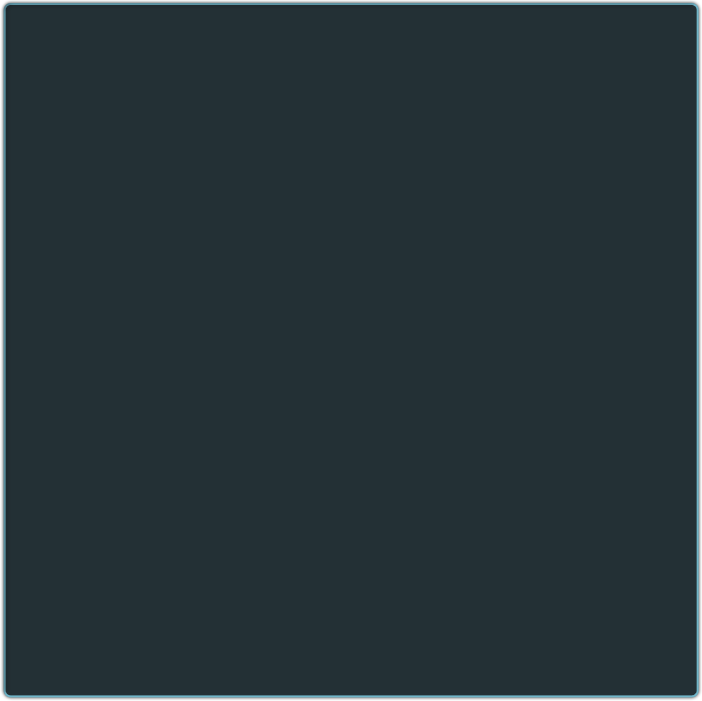
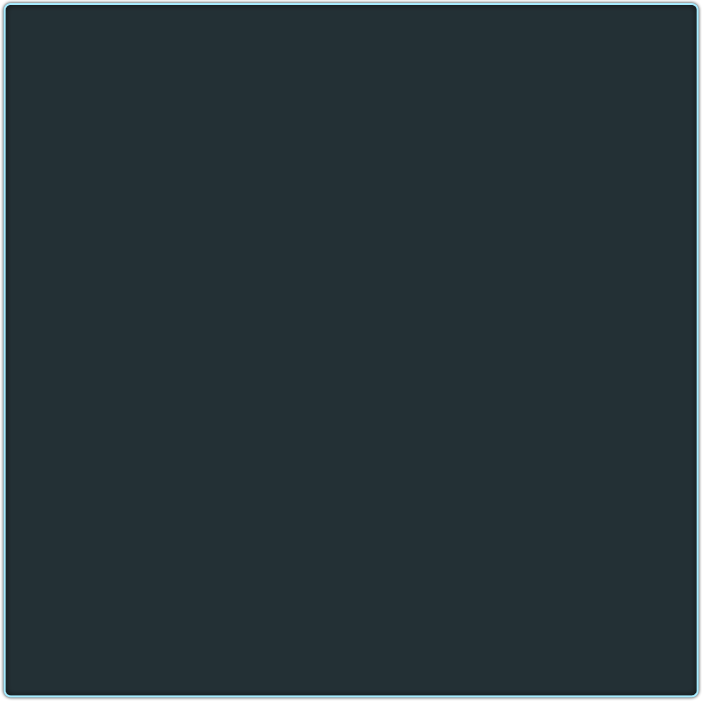
Layered file, before and after one edit (702px x 701px). Changes by layer:
pixels changed over bbox(3, 3, 699, 698) (layer not identified)
